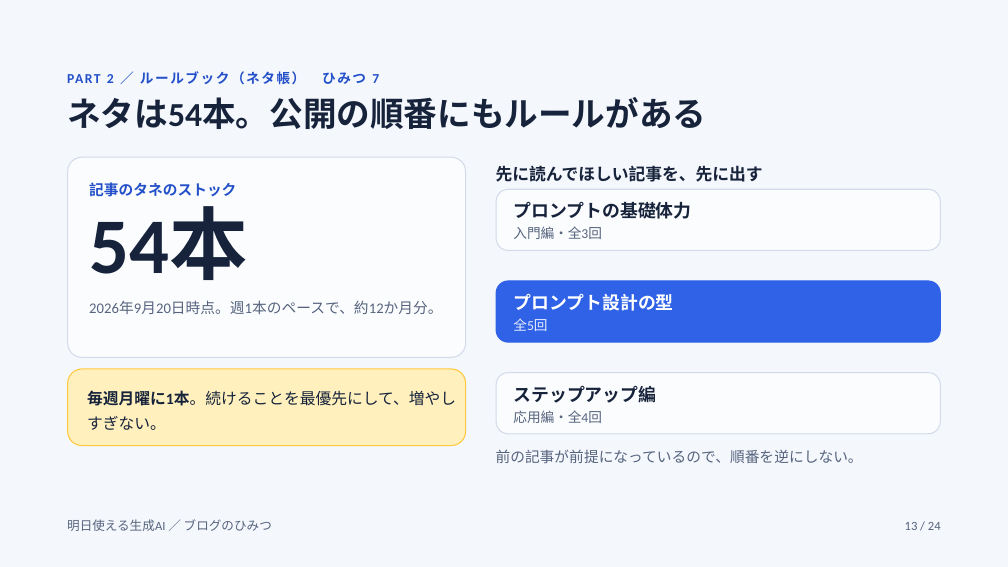
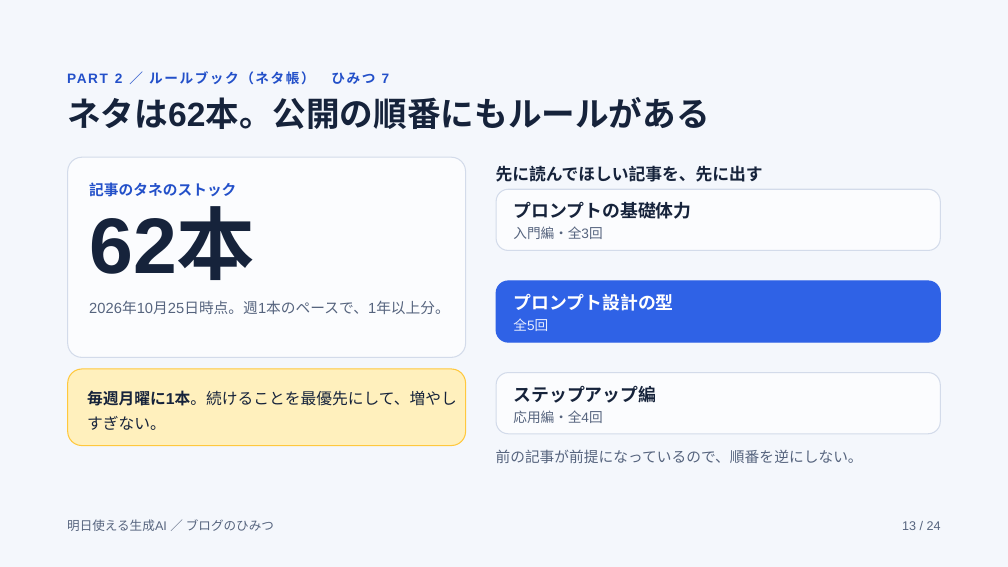
Before and after one commit to raindrop-aqua/blog-ap-sys, a slide deck: slide 13 of docs/reference/blog-secrets-slides/export/ブログのひみつ（仕組みと運営）.pptx. Drawn at 1008x567 pixels with LibreOffice and Linux fonts; fonts in the diff are those of the drawing; background and template pictures are left out. Boxes give left, top, right and bottom in pixels: in the first picture for what was removed or moved away, otherwise in the second. Text is boxed around its words. In the diff, an @@ line names an element or a change of style, - is before the commit and + after.

```diff
--- a/docs/reference/blog-secrets-slides/export/ブログのひみつ（仕組みと運営）.pptx
+++ b/docs/reference/blog-secrets-slides/export/ブログのひみつ（仕組みと運営）.pptx
@@ title at (67,97,710,129): text changed; font Calibri to Arial @@
-ネタは54本。公開の順番にもルールがある
+ネタは62本。公開の順番にもルールがある
@@ text at (89,210,255,280): text changed; font Calibri to Arial @@
-54本
+62本
@@ text at (89,301,450,314): text changed; font Calibri to Arial @@
-2026年9月20日時点。週1本のペースで、約12か月分。
+2026年10月25日時点。週1本のペースで、1年以上分。
@@ rounded rectangle "毎週月曜に1本。続けることを最優先にして、増やしすぎない。": place and size @@
-rounded rectangle "毎週月曜に1本。続けることを最優先にして、増やしすぎない。" at (87,390,456,430)
+rounded rectangle "毎週月曜に1本。続けることを最優先にして、増やしすぎない。" at (68,369,466,445)
@@ rounded rectangle "毎週月曜に1本。続けることを最優先にして、増やしすぎない。" at (68,369,466,445): font Calibri to Arial; fill none to #FFF0BD; outline none to #FFC83D 1 pt @@
@@ rounded rectangle removed at (68,369,466,445) @@
@@ font Calibri to Arial in 7 elements at (115,70,390,88), (513,226,602,239), (513,318,548,331), (513,410,602,423), (496,449,863,463), (67,519,274,531), (902,521,941,530) @@
```
Also in this commit, not shown: 23 other slides changed, 2 other files.
